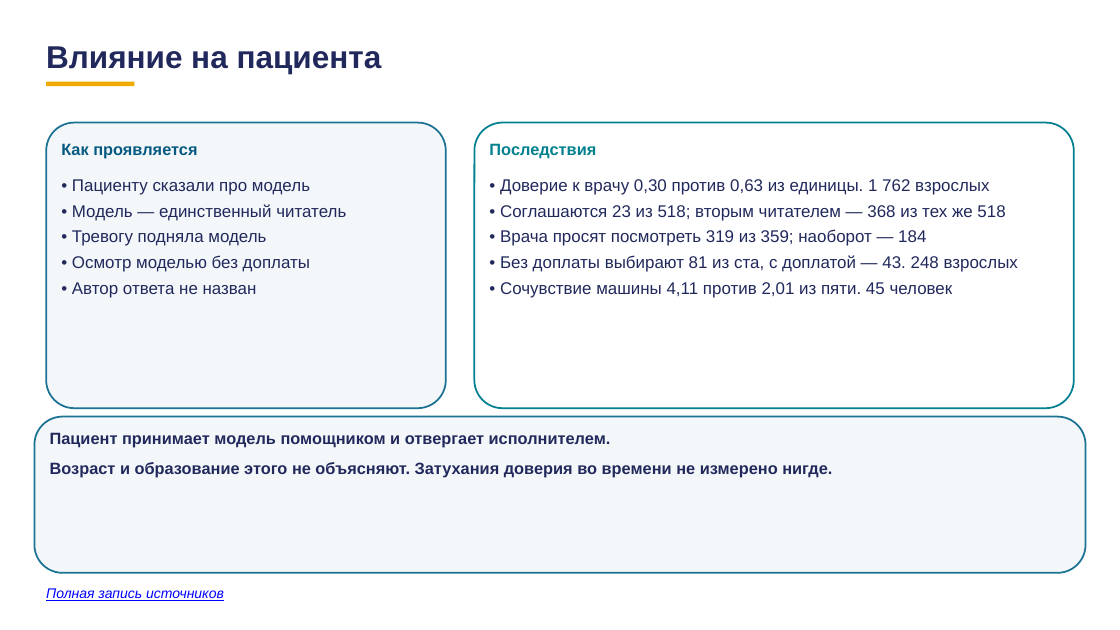
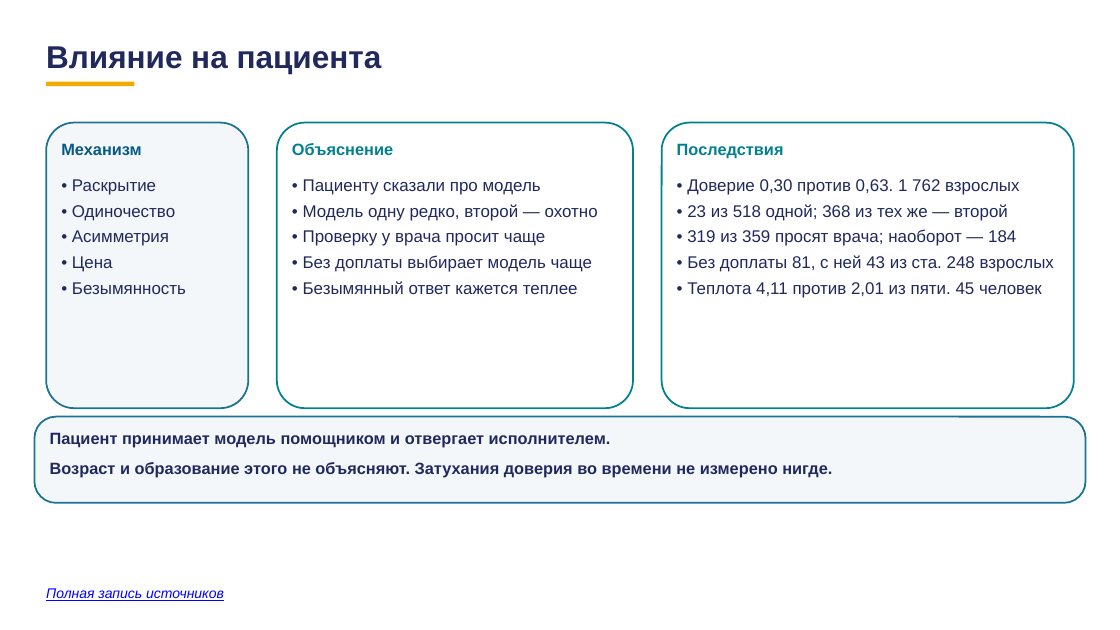
Before and after one commit to tellina-study/AI-usage-lessons, a slide deck: slide 3 of library/lectures/lec-07/rework/deck/tri-kadra-o-cheloveke.pptx. Drawn at 1120x630 pixels with LibreOffice and Linux fonts; fonts in the diff are those of the drawing. Boxes give left, top, right and bottom in pixels: in the first picture for what was removed or moved away, otherwise in the second. Text is boxed around its words. In the diff, an @@ line names an element or a change of style, - is before the commit and + after.

```diff
--- a/library/lectures/lec-07/rework/deck/tri-kadra-o-cheloveke.pptx
+++ b/library/lectures/lec-07/rework/deck/tri-kadra-o-cheloveke.pptx
@@ rounded rectangle at [46,123,249,408]: proportions changed @@
@@ rounded rectangle: place and size @@
-rounded rectangle at [46,123,446,408]
+rounded rectangle at [46,123,249,408]
@@ text removed at [61,143,197,159] @@
-Как проявляется
@@ text added at [61,143,141,155], 14 pt, text #065A82, bold @@
+Механизм
@@ rounded rectangle added at [277,123,634,408], fill #FFFFFF, outline #028090 1.5 pt @@
@@ text added at [292,143,393,155], 14 pt, text #028090, bold @@
+Объяснение
@@ rounded rectangle: place and size @@
-rounded rectangle at [475,123,1075,408]
+rounded rectangle at [662,123,1075,408]
@@ text "Последствия": place and size @@
-text "Последствия" at [489,143,596,159]
+text "Последствия" at [677,143,784,159]
@@ text removed at [72,179,346,298] @@
-• Пациенту сказали про модель
-• Модель — единственный читатель
-• Тревогу подняла модель
-• Осмотр моделью без доплаты
-• Автор ответа не назван
@@ text added at [72,179,186,294], 14.5 pt, text #21295C @@
+• Раскрытие
+• Одиночество
+• Асимметрия
+• Цена
+• Безымянность
@@ text added at [303,179,598,294], 14.5 pt, text #21295C @@
+• Пациенту сказали про модель
+• Модель одну редко, второй — охотно
+• Проверку у врача просит чаще
+• Без доплаты выбирает модель чаще
+• Безымянный ответ кажется теплее
@@ text at [687,179,1054,298]: text changed @@
-• Доверие к врачу 0,30 против 0,63 из единицы. 1 762 взрослых
-• Соглашаются 23 из 518; вторым читателем — 368 из тех же 518
-• Врача просят посмотреть 319 из 359; наоборот — 184
-• Без доплаты выбирают 81 из ста, с доплатой — 43. 248 взрослых
-• Сочувствие машины 4,11 против 2,01 из пяти. 45 человек
+• Доверие 0,30 против 0,63. 1 762 взрослых
+• 23 из 518 одной; 368 из тех же — второй
+• 319 из 359 просят врача; наоборот — 184
+• Без доплаты 81, с ней 43 из ста. 248 взрослых
+• Теплота 4,11 против 2,01 из пяти. 45 человек
@@ rounded rectangle: place and size @@
-rounded rectangle at [34,417,1086,573]
+rounded rectangle at [34,417,1086,503]
@@ rounded rectangle at [34,417,1086,503]: proportions changed @@
```
Also in this commit, not shown: 2 other slides changed, 2 other files.
